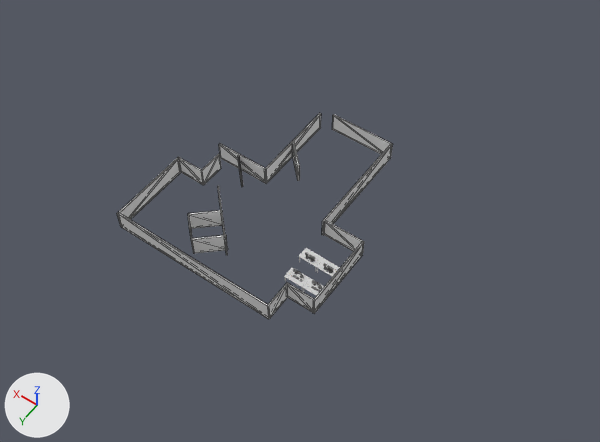
A saved change to the glTF model model/mel-office-interior.glb.
Rendered twice from a 50 mm lens placed at (-44.8, 55.9, 91.2), pointed at (-2.5, -3.4, -2.0). Every picture has the same lights, and +X, +Y and +Z are marked at lower left. Mesh edges are drawn as thin lines on the coarser meshes. Where no turn or scale is listed for an object, it has been applied to the vertices.

In view in the first picture: 'Wall.021', 'Wall.024', 'Wall.025', 'Wall.026', 'Wall.027', 'Wall.028', 'Wall.031', 'Wall.032', 'Wall.039', 'Wall.040'.
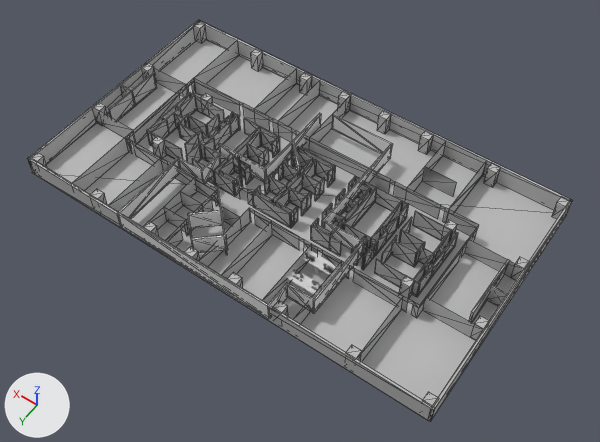
Edits to the bpy script that builds the scene:
```text
Add mat_wall_mat:
    mat_wall_mat = principled_material('Wall_Mat')
    mat_wall_mat.base_color = (0.5, 0.5, 0.5)  # grey #bcbcbc
    mat_wall_mat.roughness = 0.553
Add mat_divider_mat:
    mat_divider_mat = principled_material('Divider_Mat')
    mat_divider_mat.base_color = (0.5, 0.5, 0.5)  # grey #bcbcbc
    mat_divider_mat.roughness = 0.553
Add me_mesh_076:
    me_mesh_076.from_pydata(...)  # 962 vertices, 1466 faces; spans x -33.0..34.4, y -25.5..12.9, z -1.0..2.2
    me_mesh_076.materials.append(mat_wall_mat)  # grey #bcbcbc
Add me_mesh_077:
    me_mesh_077.from_pydata(...)  # 248 vertices, 208 faces; spans x -32.8..34.0, y -25.3..12.6, z -1.0..2.2
    me_mesh_077.materials.append(mat_divider_mat)  # grey #bcbcbc
Add ob_wall_020:
    ob_wall_020 = bpy.data.objects.new('Wall.020', me_mesh_076)
    ob_wall_020.location = (0.0, 0.0, 0.0)
Add ob_dividers:
    ob_dividers = bpy.data.objects.new('Dividers', me_mesh_077)
    ob_dividers.location = (0.0, 0.0, 0.0)
```

Changed parts and their boxes (x1, y1, x2, y2) in the pictures (600 x 442 px):
'Wall.020', added
    after: (27, 20, 573, 422)
'Dividers', added
    after: (72, 41, 515, 362)
